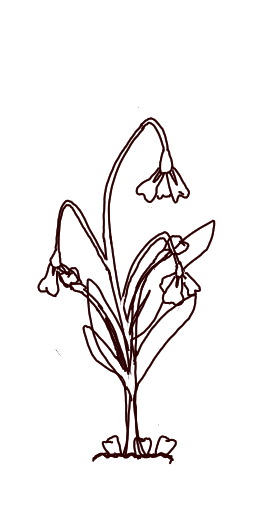
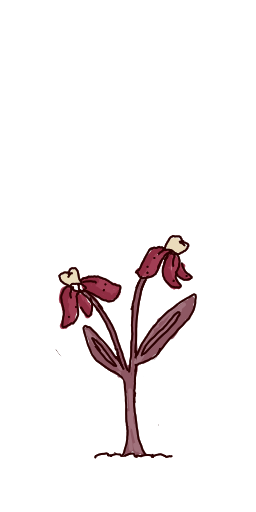
Before/after of a 256 × 512 layered artwork. What changed in the layer stack:
hid "3", painted on it over [37, 107, 216, 465]
painted on "2" over [37, 192, 216, 465]
added layer "Paint Layer 2" above "1" over [37, 192, 216, 465]
hid "1" over [64, 320, 186, 465]
